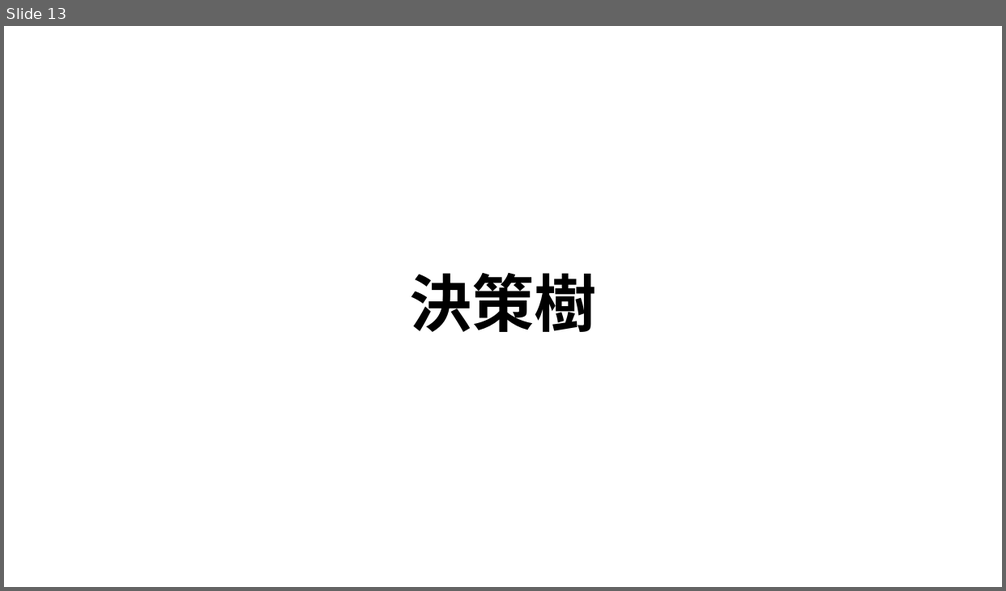
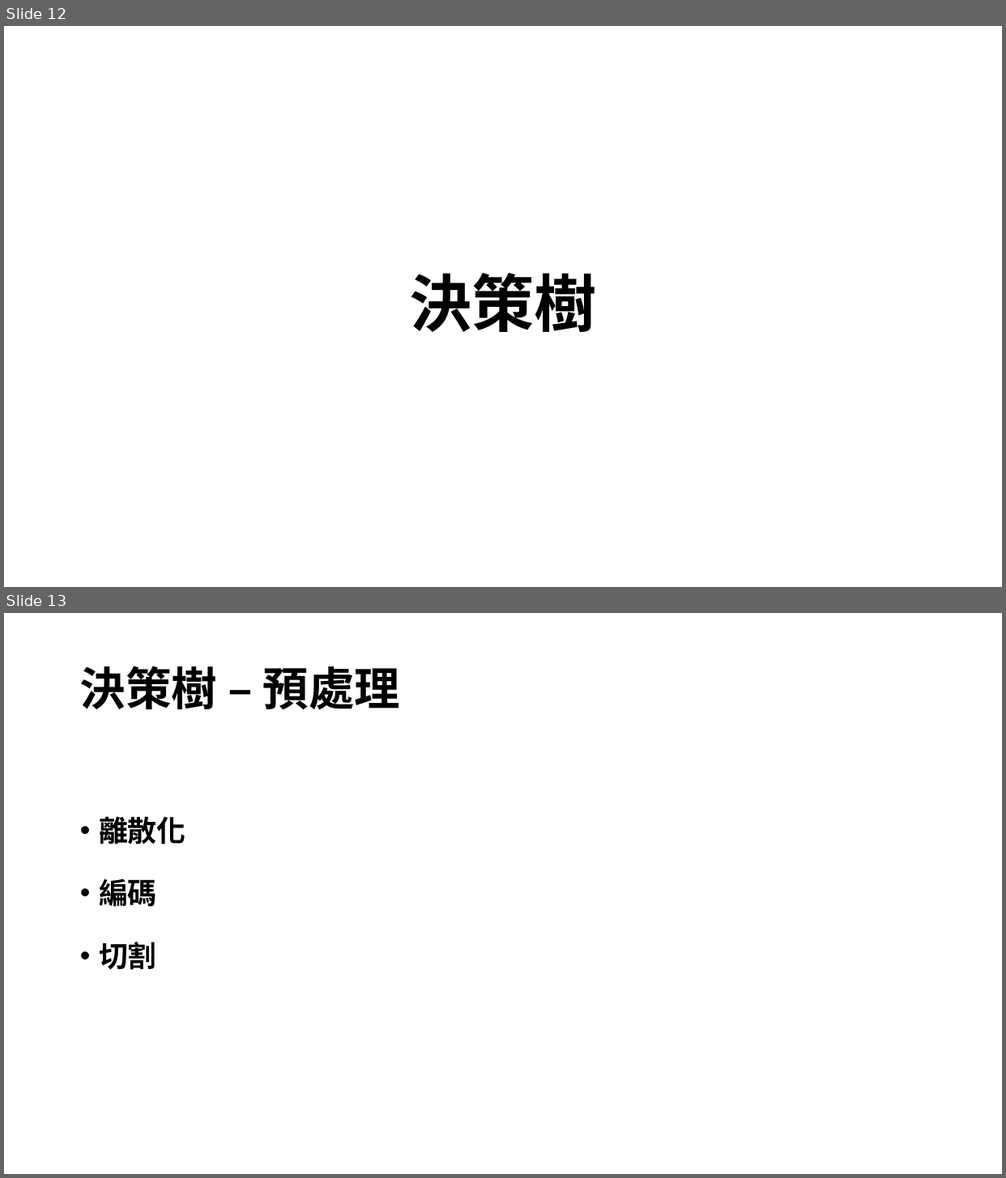
Before and after one commit to RyanLin987/Data-Mining-Project, a slide deck: 採礦期末報告.pptx. Shown one above the other, each under a label of ours: slide 13 before the commit, slides 12 and 13 after it. The pictures are 1006x591 and 1006x1178 pixels, drawn with LibreOffice and Linux fonts; fonts in the diff are those of the drawing. Boxes give left, top, right and bottom in pixels: in the first picture for what was removed or moved away, otherwise in the second. Text is boxed around its words. In the diff, an @@ line names an element or a change of style, - is before the commit and + after.

```diff
--- a/採礦期末報告.pptx
+++ b/採礦期末報告.pptx
@@ slide 13 added at [4, 613, 1002, 1174], background #FFFFFF @@
@@ title added at [80, 666, 400, 709], 44 pt, text #000000, bold @@
+決策樹 – 預處理
@@ text added at [99, 816, 186, 970], 28 pt, text #000000, bold @@
+• 離散化
+• 編碼
+• 切割
@@ what was slide 13 is now slide 12 @@
```
Also in this commit, not shown: 5 slides changed, 24 other slides added, 16 slides removed, 2 other files.
